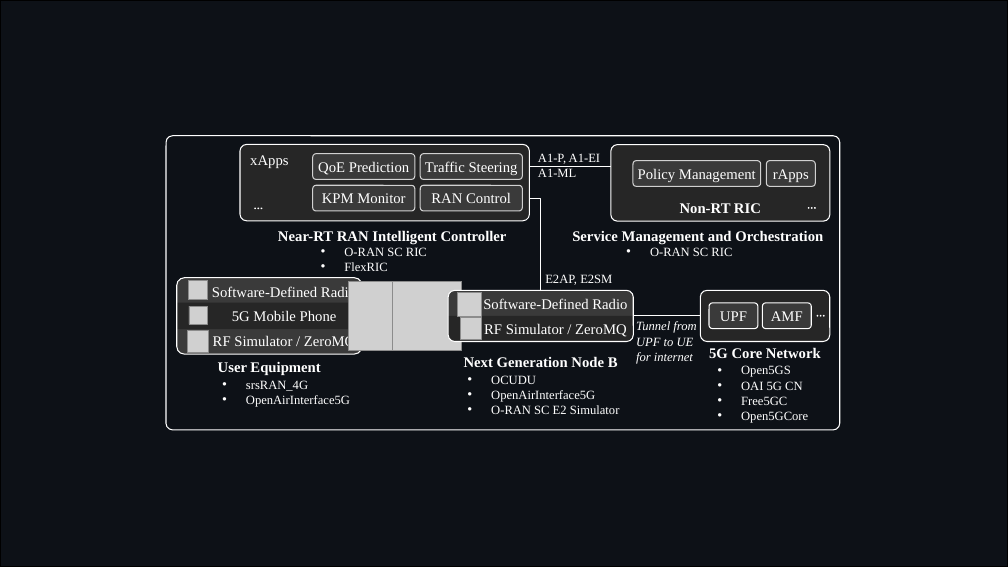
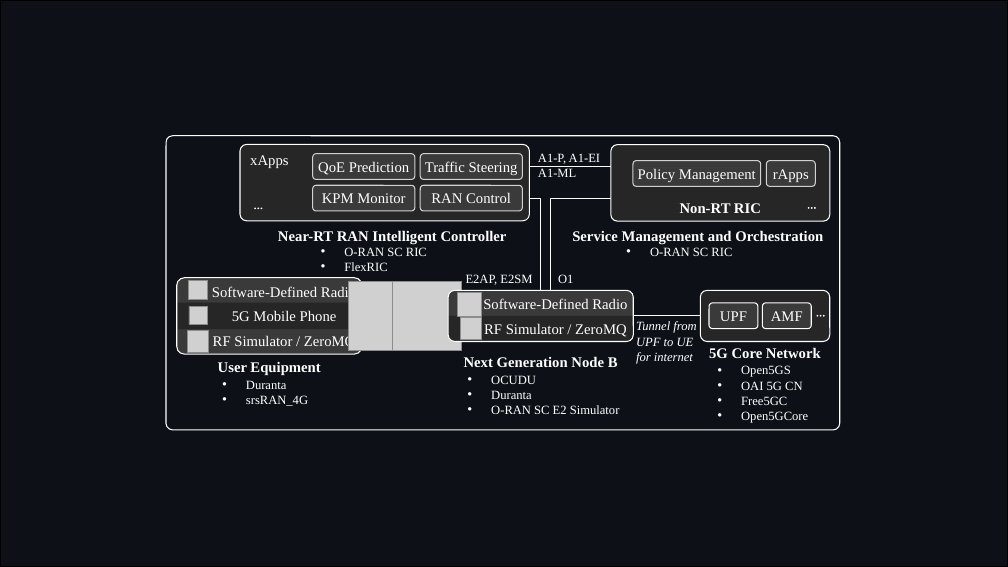
Before and after one commit to usnistgov/O-RAN-Testbed-Automation, a slide deck: slide 2 of RAN_Intelligent_Controllers/research/Diagrams.pptx. Drawn at 1008x567 pixels with LibreOffice and Linux fonts; fonts in the diff are those of the drawing; grey boxes stand for pictures. Boxes give left, top, right and bottom in pixels: in the first picture for what was removed or moved away, otherwise in the second. Text is boxed around its words. In the diff, an @@ line names an element or a change of style, - is before the commit and + after.

Commit message:
Update diagrams to Duranta

```diff
--- a/RAN_Intelligent_Controllers/research/Diagrams.pptx
+++ b/RAN_Intelligent_Controllers/research/Diagrams.pptx
@@ elbow line added from (551, 290) to (611, 199), #FFFFFF 1 pt @@
@@ text "E2AP, E2SM": place and size @@
-text "E2AP, E2SM" at (545,274,612,285)
+text "E2AP, E2SM" at (466,274,532,285)
@@ text "E2AP, E2SM" at (466,274,532,285): alignment left to right @@
@@ text added at (558,274,573,283), 12 pt, text #FFFFFF @@
+O1
@@ text at (246,380,286,389): paragraph added @@
+• Duranta
@@ text at (246,395,350,407): paragraph removed @@
-• OpenAirInterface5G
@@ text at (491,390,531,399): text changed @@
-• OpenAirInterface5G
+• Duranta
```
Also in this commit, not shown: 3 other slides changed, 4 other files.
